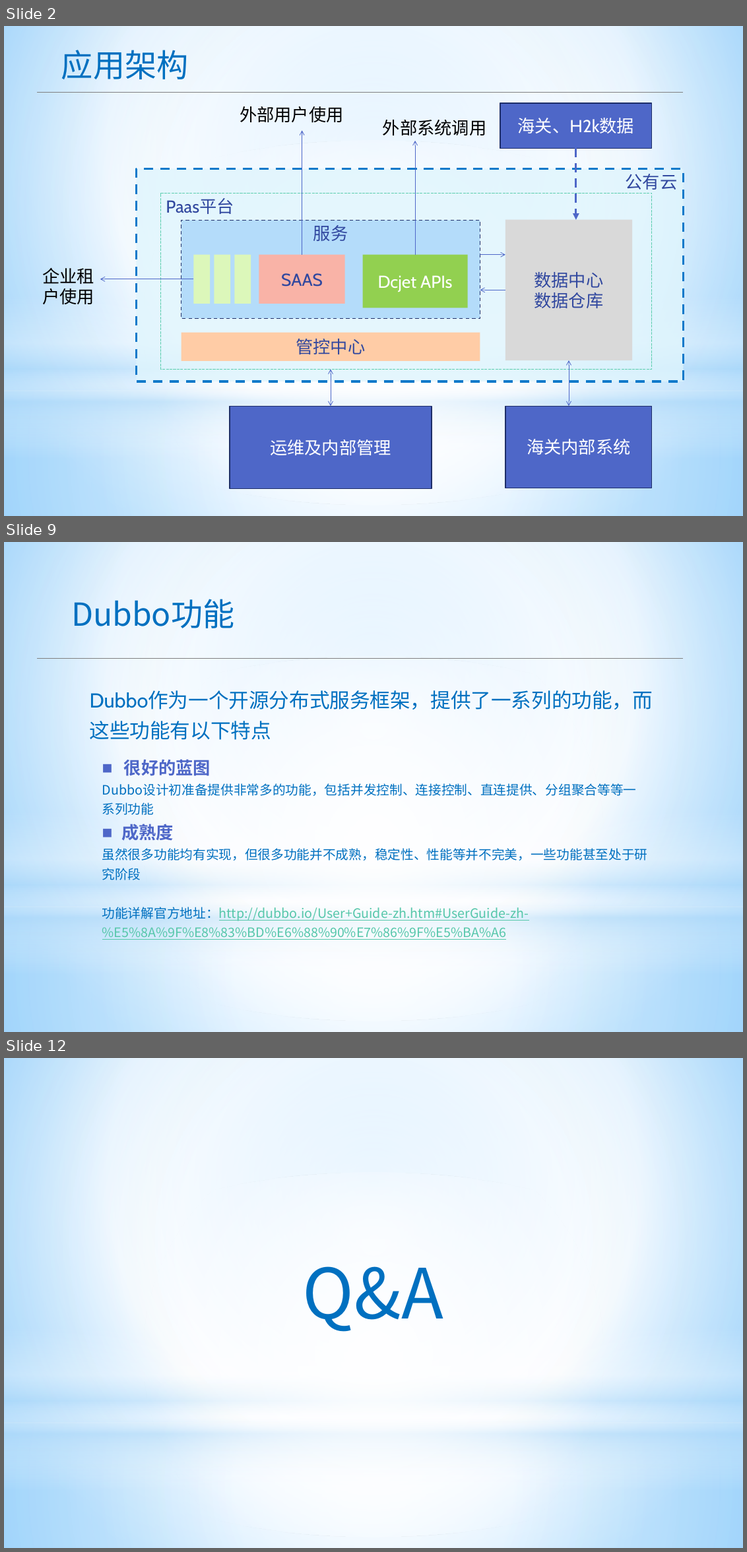
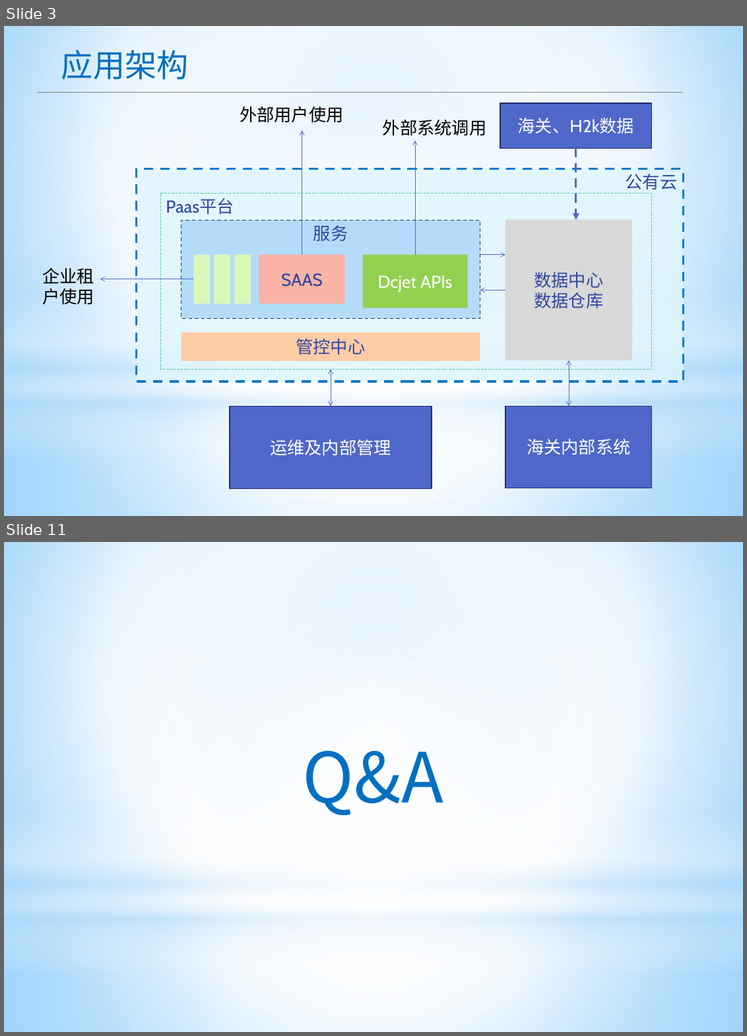
Before and after one commit to apporoad/DesignAndScheme2017, a slide deck: c云服务架构/Saas&Paas架构设计.pptx. Shown one above the other, each under a label of ours: slides 2, 9 and 12 before the commit, slides 3 and 11 after it; the slides between them are not shown. The pictures are 747x1552 and 747x1036 pixels, drawn with LibreOffice and Linux fonts; fonts in the diff are those of the drawing; background and template pictures are left out. Boxes give left, top, right and bottom in pixels: in the first picture for what was removed or moved away, otherwise in the second. Text is boxed around its words. In the diff, an @@ line names an element or a change of style, - is before the commit and + after.

```diff
--- a/c云服务架构/Saas&Paas架构设计.pptx
+++ b/c云服务架构/Saas&Paas架构设计.pptx
@@ slide 9 removed at box(4, 542, 743, 1032), background picture (left out); not listed: 4 template elements that a slide beside it also shows @@
@@ text removed at box(71, 599, 234, 628) @@
-Dubbo功能
@@ line removed from (37, 658) to (683, 658) @@
@@ text removed at box(90, 690, 653, 740) @@
-Dubbo作为一个开源分布式服务框架，提供了一系列的功能，而这些功能有以下特点
@@ text removed at box(102, 759, 648, 940) @@
-■ 很好的蓝图
-Dubbo设计初准备提供非常多的功能，包括并发控制、连接控制、直连提供、分组聚合等等一系列功能
-■ 成熟度
-虽然很多功能均有实现，但很多功能并不成熟，稳定性、性能等并不完美，一些功能甚至处于研究阶段
-功能详解官方地址：http://dubbo.io/User+Guide-zh.htm#UserGuide-zh-%E5%8A%9F%E8%83%BD%E6%88%90%E7%86%9F%E5%BA%A6
@@ what was slide 2 is now slide 3 @@
@@ what was slide 12 is now slide 11 @@
```
Also in this commit, not shown: 2 slides changed, 7 slides added, 7 other slides removed, 1 other file.
